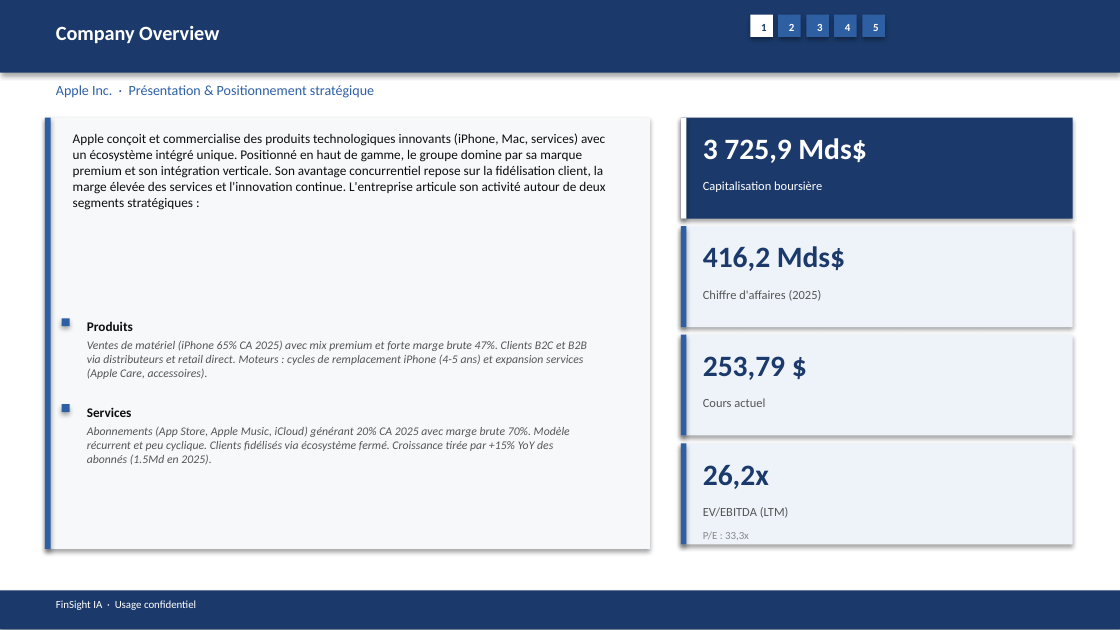
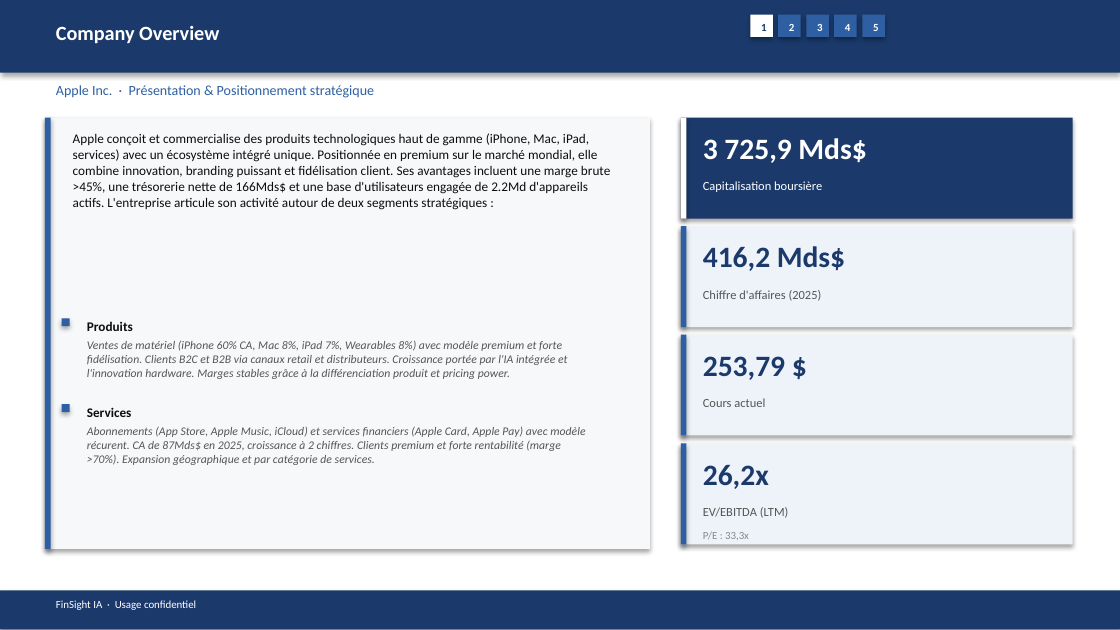
Before and after one commit to baptistejeh07-art/finsight-ia, a slide deck: slide 5 of preview/AAPL/AAPL_pitchbook.pptx. Drawn at 1120x630 pixels with LibreOffice and Linux fonts; fonts in the diff are those of the drawing. Boxes give left, top, right and bottom in pixels: in the first picture for what was removed or moved away, otherwise in the second. Text is boxed around its words. In the diff, an @@ line names an element or a change of style, - is before the commit and + after.

```diff
--- a/preview/AAPL/AAPL_pitchbook.pptx
+++ b/preview/AAPL/AAPL_pitchbook.pptx
@@ text at (x1=73, y1=133, x2=610, y2=210): text changed @@
-Apple conçoit et commercialise des produits technologiques innovants (iPhone, Mac, services) avec un écosystème intégré unique. Positionné en haut de gamme, le groupe domine par sa marque premium et son intégration verticale. Son avantage concurrentiel repose sur la fidélisation client, la marge élevée des services et l'innovation continue. L'entreprise articule son activité autour de deux segments stratégiques :
+Apple conçoit et commercialise des produits technologiques haut de gamme (iPhone, Mac, iPad, services) avec un écosystème intégré unique. Positionnée en premium sur le marché mondial, elle combine innovation, branding puissant et fidélisation client. Ses avantages incluent une marge brute >45%, une trésorerie nette de 166Mds$ et une base d'utilisateurs engagée de 2.2Md d'appareils actifs. L'entreprise articule son activité autour de deux segments stratégiques :
@@ text at (x1=87, y1=340, x2=567, y2=379): text changed @@
-Ventes de matériel (iPhone 65% CA 2025) avec mix premium et forte marge brute 47%. Clients B2C et B2B via distributeurs et retail direct. Moteurs : cycles de remplacement iPhone (4-5 ans) et expansion services (Apple Care, accessoires).
+Ventes de matériel (iPhone 60% CA, Mac 8%, iPad 7%, Wearables 8%) avec modèle premium et forte fidélisation. Clients B2C et B2B via canaux retail et distributeurs. Croissance portée par l'IA intégrée et l'innovation hardware. Marges stables grâce à la différenciation produit et pricing power.
@@ text at (x1=87, y1=426, x2=585, y2=465): text changed @@
-Abonnements (App Store, Apple Music, iCloud) générant 20% CA 2025 avec marge brute 70%. Modèle récurrent et peu cyclique. Clients fidélisés via écosystème fermé. Croissance tirée par +15% YoY des abonnés (1.5Md en 2025).
+Abonnements (App Store, Apple Music, iCloud) et services financiers (Apple Card, Apple Pay) avec modèle récurent. CA de 87Mds$ en 2025, croissance à 2 chiffres. Clients premium et forte rentabilité (marge >70%). Expansion géographique et par catégorie de services.
```
Also in this commit, not shown: 12 other slides changed, 4 other files.
